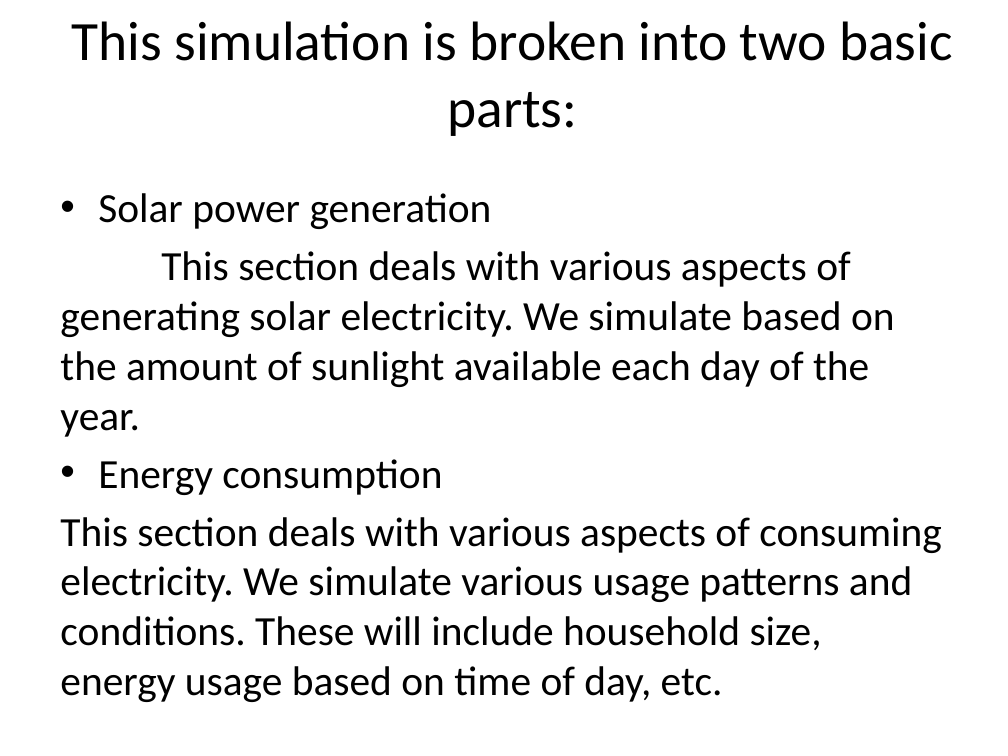
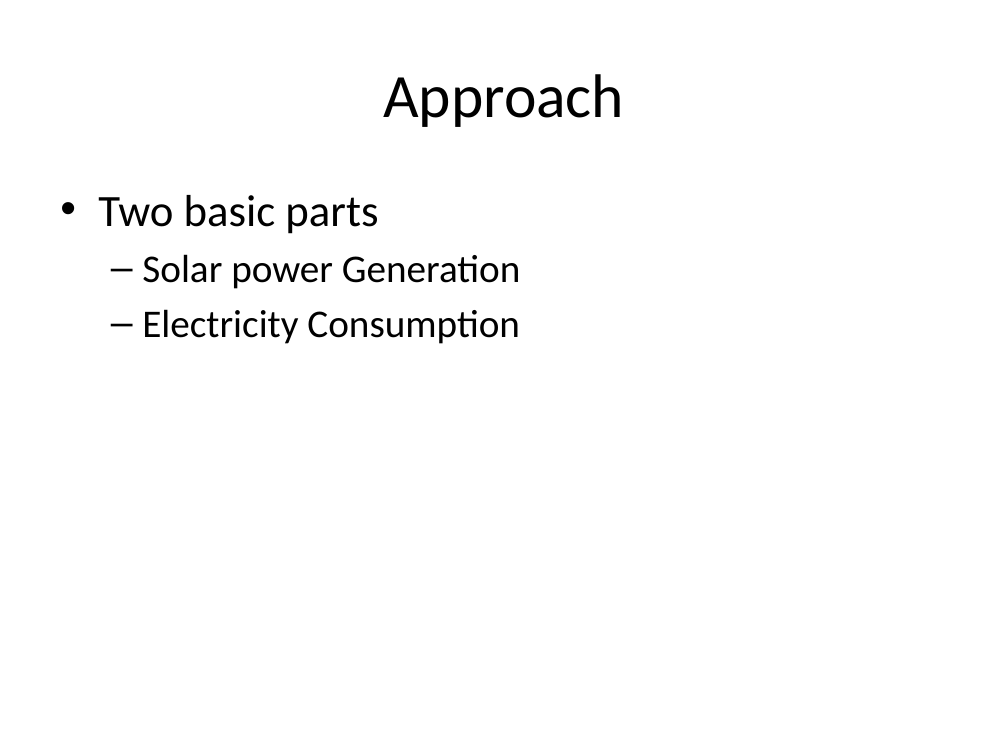
Before and after one commit to Nguyver/DATA621, a slide deck: slide 6 of DATA604_Final/Solar Photovoltaic System Simulation.pptx (slide 3 before the commit). Drawn at 1008x756 pixels with LibreOffice and Linux fonts; fonts in the diff are those of the drawing; background and template pictures are left out. Boxes give left, top, right and bottom in pixels: in the first picture for what was removed or moved away, otherwise in the second. Text is boxed around its words. In the diff, an @@ line names an element or a change of style, - is before the commit and + after.

```diff
--- a/DATA604_Final/Solar Photovoltaic System Simulation.pptx
+++ b/DATA604_Final/Solar Photovoltaic System Simulation.pptx
@@ title removed at (71,21,952,136) @@
-This simulation is broken into two basic parts:
@@ title added at (383,74,624,127), 44 pt, text #000000 @@
+Approach
@@ text at (98,195,521,344): text changed; size 29.6 to 28 pt @@
-• Solar power generation
-This section deals with various aspects of generating solar electricity. We simulate based on the amount of sunlight available each day of the year.
-• Energy consumption
-This section deals with various aspects of consuming electricity. We simulate various usage patterns and conditions. These will include household size, energy usage based on time of day, etc.
+• Two basic parts
+  – Solar power Generation
+  – Electricity Consumption
```
Also in this commit, not shown: 2 other slides changed, 5 slides added, 2 slides removed, 1 other file.
